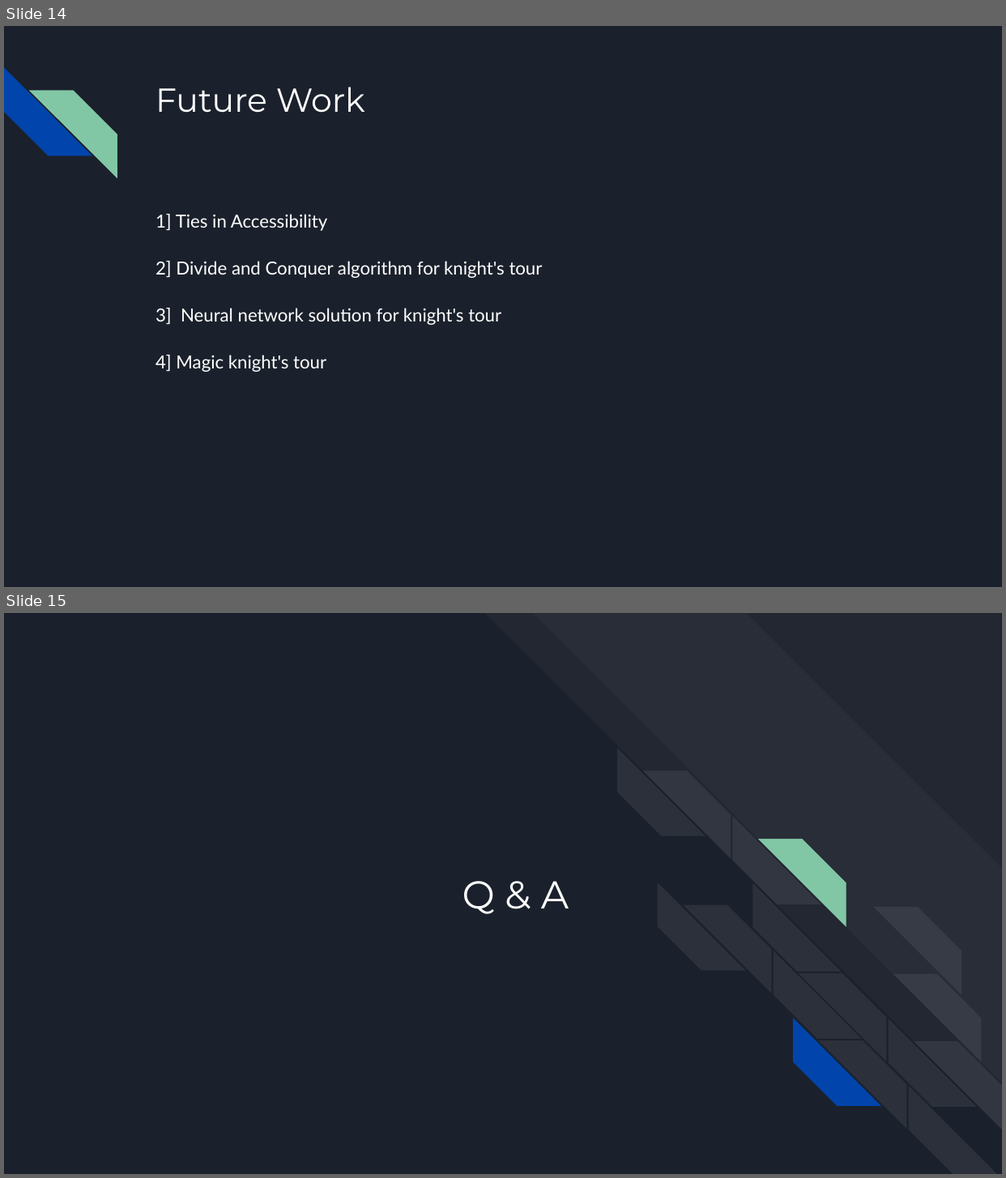
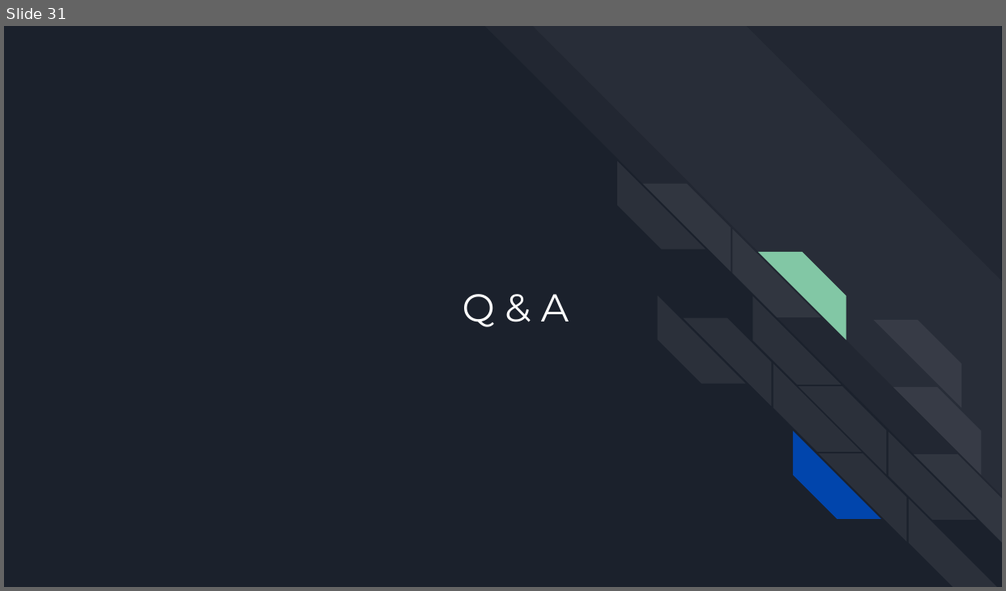
Before and after one commit to chaitanya0906/knight_tour, a slide deck: Knight's Tour.pptx. Shown one above the other, each under a label of ours: slides 14 and 15 before the commit, slide 31 after it. The pictures are 1006x1178 and 1006x591 pixels, drawn with LibreOffice and Linux fonts; fonts in the diff are those of the drawing. Boxes give left, top, right and bottom in pixels: in the first picture for what was removed or moved away, otherwise in the second. Text is boxed around its words. In the diff, an @@ line names an element or a change of style, - is before the commit and + after.

```diff
--- a/Knight's Tour.pptx
+++ b/Knight's Tour.pptx
@@ slide 14 removed at (4, 26, 1002, 587), background #1B212C @@
@@ diag stripe removed at (4, 68, 91, 156) @@
@@ diag stripe removed at (29, 90, 117, 177) @@
@@ title removed at (155, 87, 365, 113) @@
-Future Work
@@ text removed at (155, 214, 543, 372) @@
-1] Ties in Accessibility
-2] Divide and Conquer algorithm for knight's tour
-3] Neural network solution for knight's tour
-4] Magic knight's tour
@@ what was slide 15 is now slide 31 @@
```
Also in this commit, not shown: 2 slides changed, 18 slides added, 1 other slide removed, 2 other files.
